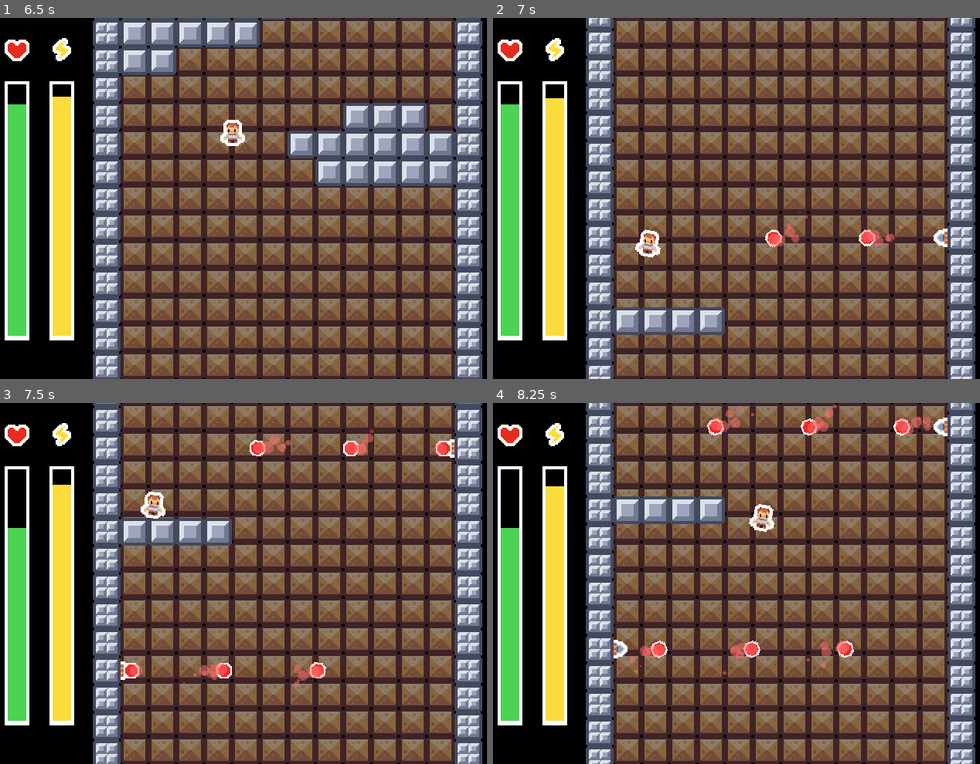
Above: before the commit, frames 1-4 (two rows, left to right).
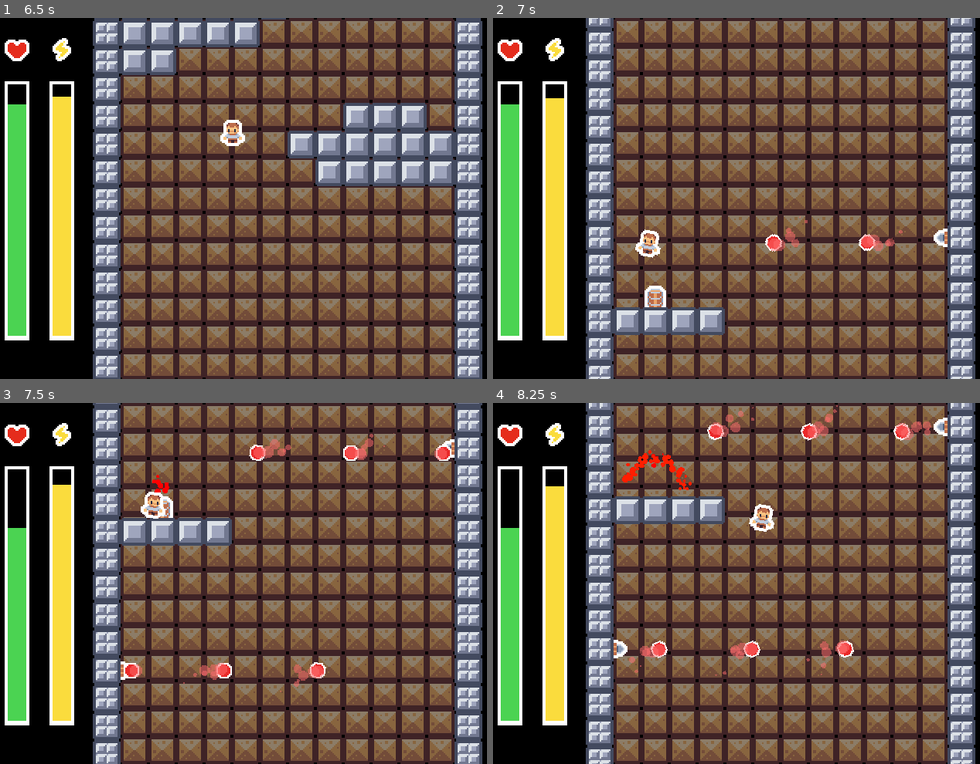
Above: after the commit, the same moments.

Repository: SquidGodDev/drop-a-heal
Game: Godot game, scene res://scenes/main.tscn
Two runs of this game, one before a commit and one after it. Both use one fixed random seed, a clock stepped at 60 frames per second and the inputs below.
Inputs:
- Up to frame 1 (6.5 s): hold D (right) 0.53-2.03 s; tap W (jump) at 0.77, 1.52, 3.02, 3.77, 4.52, 6.02 s; hold Left (left) 2.03-2.78 s; hold D (right) 2.78-4.28 s; hold Left (left) 4.28-5.03 s; hold D (right) 5.03-5.78 s; hold Left (left) from 5.78 s (still down)
- Up to frame 2 (7 s): keep holding Left (left); tap W (jump) at 6.77 s
- Up to frame 3 (7.5 s): release Left (left) at 7.28 s; hold D (right) from 7.28 s (still down)
- Up to frame 4 (8.25 s): keep holding D (right); tap W (jump) at 7.52 s

Frame 1 is identical in both runs. In frame 2, 0.8% of the frame differs, in the area x 31-85%, y 53-81%; in frame 3, 0.8%; in frame 4, 1.2%, in the area x 26-90%, y 0-25%.

Commit message:
Added barrels, changed blocks to preload, and adjusted pivot points of some objects

Diff:
--- a/scenes/blocks/block_1.tscn
+++ b/scenes/blocks/block_1.tscn
@@ -162,7 +162,7 @@
 layer_0/tile_data = PackedInt32Array(4, 458752, 1, 65540, 458752, 1, 131076, 458752, 1, 196612, 458752, 1, 786436, 4587 …(1472 unchanged characters)…
 
 [node name="NPC" parent="." instance=ExtResource("3_r1wpa")]
-position = Vector2(278, 121)
+position = Vector2(270, 126)
 
 [node name="NPC2" parent="." instance=ExtResource("3_r1wpa")]
-position = Vector2(105, 282)
+position = Vector2(108, 288)
--- a/scenes/blocks/block_4.tscn
+++ b/scenes/blocks/block_4.tscn
@@ -1,9 +1,11 @@
-[gd_scene load_steps=7 format=3 uid="uid://c3wljtwika5ev"]
+[gd_scene load_steps=9 format=3 uid="uid://c3wljtwika5ev"]
 
 [ext_resource type="Script" path="res://scripts/block.gd" id="1_ou8m0"]
 [ext_resource type="Texture2D" uid="uid://dnnsbfnatx1sl" path="res://assets/images/rock_packed.png" id="2_fclac"]
 [ext_resource type="PackedScene" uid="uid://ihjinxjyvl81" path="res://scenes/hazards/turret.tscn" id="3_d235v"]
+[ext_resource type="PackedScene" uid="uid://2hpjregdbjgy" path="res://scenes/hazards/spike3.tscn" id="3_lkms3"]
 [ext_resource type="PackedScene" uid="uid://b6dbxjuvp3j00" path="res://scenes/hazards/flippedTurret.tscn" id="4_mbvhe"]
+[ext_resource type="PackedScene" uid="uid://brcrb5xslrokn" path="res://scenes/hazards/barrel.tscn" id="5_267hg"]
 
 [sub_resource type="TileSetAtlasSource" id="TileSetAtlasSource_swf81"]
 texture = ExtResource("2_fclac")
@@ -163,7 +165,13 @@
 layer_0/tile_data = PackedInt32Array(4, 458752, 1, 65540, 458752, 1, 131076, 458752, 1, 196612, 458752, 1, 786436, 4587 …(1630 unchanged characters)…
 
 [node name="Turret" parent="." instance=ExtResource("3_d235v")]
-position = Vector2(306, 141)
+position = Vector2(306, 144)
 
 [node name="FlippedTurret" parent="." instance=ExtResource("4_mbvhe")]
-position = Vector2(99, 285)
+position = Vector2(90, 288)
+
+[node name="Barrel" parent="." instance=ExtResource("5_267hg")]
+position = Vector2(108, 180)
+
+[node name="Spike3" parent="." instance=ExtResource("3_lkms3")]
+position = Vector2(252, 486)
--- /dev/null
+++ b/scenes/hazards/barrel.tscn
@@ -0,0 +1,93 @@
+[gd_scene load_steps=8 format=3 uid="uid://brcrb5xslrokn"]
+
+[ext_resource type="Script" path="res://scripts/barrel.gd" id="1_q58tt"]
+[ext_resource type="Texture2D" uid="uid://ccb75k8ipijv2" path="res://assets/images/hazards/barrel.png" id="1_t2ove"]
+[ext_resource type="Texture2D" uid="uid://ghtgls1i0iff" path="res://assets/images/hazards/circle.png" id="2_uoahn"]
+
+[sub_resource type="Curve" id="Curve_v68ar"]
+_data = [Vector2(0.00757932, 0.484118), 0.0, 0.0, 0, 0, Vector2(1, 0), 0.0, 0.0, 0, 0]
+point_count = 2
+
+[sub_resource type="RectangleShape2D" id="RectangleShape2D_cakbf"]
+size = Vector2(44, 28)
+
+[sub_resource type="RectangleShape2D" id="RectangleShape2D_20baa"]
+size = Vector2(44, 28)
+
+[sub_resource type="Curve" id="Curve_e5ulm"]
+_data = [Vector2(0, 1), 0.0, -2.1428, 0, 0, Vector2(1, 0), 0.0, 0.0, 0, 0]
+point_count = 2
+
+[node name="Barrel" type="Node2D"]
+script = ExtResource("1_q58tt")
+
+[node name="FuseParticles" type="CPUParticles2D" parent="."]
+position = Vector2(9, -16)
+emitting = false
+amount = 16
+texture = ExtResource("2_uoahn")
+emission_shape = 1
+emission_sphere_radius = 3.0
+direction = Vector2(2.08165e-12, -1)
+gravity = Vector2(2.08165e-12, 2.08165e-12)
+initial_velocity_min = 30.0
+initial_velocity_max = 30.0
+damping_min = 46.07
+damping_max = 46.07
+scale_amount_curve = SubResource("Curve_v68ar")
+color = Color(1, 0, 0, 1)
+
+[node name="Sprite2D" type="Sprite2D" parent="."]
+texture = ExtResource("1_t2ove")
+offset = Vector2(9, -7)
+
+[node name="DetectionArea" type="Area2D" parent="."]
+visible = false
+collision_layer = 8
+collision_mask = 2
+
+[node name="CollisionShape2D" type="CollisionShape2D" parent="DetectionArea"]
+position = Vector2(9, -14)
+shape = SubResource("RectangleShape2D_cakbf")
+
+[node name="ExplosionArea" type="Area2D" parent="."]
+visible = false
+collision_layer = 8
+collision_mask = 2
+
+[node name="CollisionShape2D" type="CollisionShape2D" parent="ExplosionArea"]
+position = Vector2(9, -14)
+shape = SubResource("RectangleShape2D_20baa")
+debug_color = Color(0.701961, 0, 0.0235294, 0.419608)
+
+[node name="ExplosionTimer" type="Timer" parent="."]
+one_shot = true
+
+[node name="ExplosionParticles" type="CPUParticles2D" parent="."]
+position = Vector2(9, -6)
+emitting = false
+amount = 64
+one_shot = true
+explosiveness = 1.0
+randomness = 0.63
+lifetime_randomness = 0.51
+texture = ExtResource("2_uoahn")
+emission_shape = 1
+emission_sphere_radius = 5.0
+direction = Vector2(2.08165e-12, -1)
+spread = 95.52
+gravity = Vector2(2.08165e-12, 2.08165e-12)
+initial_velocity_min = 100.0
+initial_velocity_max = 100.0
+tangential_accel_min = -17.42
+tangential_accel_max = 16.77
+damping_min = 150.0
+damping_max = 150.0
+scale_amount_min = 0.3
+scale_amount_curve = SubResource("Curve_e5ulm")
+color = Color(1, 0.117647, 0, 1)
+
+[connection signal="body_entered" from="DetectionArea" to="." method="_on_detection_area_body_entered"]
+[connection signal="body_entered" from="ExplosionArea" to="." method="_on_explosion_area_body_entered"]
+[connection signal="body_exited" from="ExplosionArea" to="." method="_on_explosion_area_body_exited"]
+[connection signal="timeout" from="ExplosionTimer" to="." method="_on_explosion_timer_timeout"]
--- a/scenes/hazards/flippedTurret.tscn
+++ b/scenes/hazards/flippedTurret.tscn
@@ -5,16 +5,15 @@
 [ext_resource type="PackedScene" uid="uid://3m7ow0rqjl8r" path="res://scenes/hazards/projectile.tscn" id="3_45xvo"]
 
 [node name="FlippedTurret" type="Sprite2D"]
-position = Vector2(9, 0)
 texture = ExtResource("1_qyq1v")
-offset = Vector2(-4.5, -6)
+offset = Vector2(4.5, -9)
 flip_h = true
 script = ExtResource("2_xt0o5")
 projectile = ExtResource("3_45xvo")
 flipped = true
 
 [node name="ShootPoint" type="Node2D" parent="."]
-position = Vector2(-2, -6)
+position = Vector2(7, -9)
 
 [node name="ShootTimer" type="Timer" parent="."]
 autostart = true
--- a/scenes/hazards/turret.tscn
+++ b/scenes/hazards/turret.tscn
@@ -6,7 +6,7 @@
 
 [node name="Turret" type="Sprite2D"]
 texture = ExtResource("1_oi2yv")
-offset = Vector2(-4.5, -6)
+offset = Vector2(-4.5, -9)
 script = ExtResource("2_2wj6m")
 projectile = ExtResource("3_1le7e")
 
--- a/scenes/main.tscn
+++ b/scenes/main.tscn
@@ -1,12 +1,8 @@
-[gd_scene load_steps=18 format=3 uid="uid://drh7y8f4atts5"]
+[gd_scene load_steps=14 format=3 uid="uid://drh7y8f4atts5"]
 
 [ext_resource type="Script" path="res://scripts/TerrainSpawner.gd" id="1_ikakl"]
 [ext_resource type="Texture2D" uid="uid://cxiuxbpe2a8r4" path="res://assets/images/background.png" id="1_t04jk"]
-[ext_resource type="PackedScene" uid="uid://dgykpeao1xlxn" path="res://scenes/blocks/block_1.tscn" id="2_07cnu"]
-[ext_resource type="PackedScene" uid="uid://chm0ui4tibe3" path="res://scenes/blocks/block_2.tscn" id="3_0y0qq"]
-[ext_resource type="PackedScene" uid="uid://c7yv7o1ky2au7" path="res://scenes/blocks/block_3.tscn" id="4_2obai"]
 [ext_resource type="PackedScene" uid="uid://bkflkgjapfywh" path="res://scenes/blocks/block_0.tscn" id="6_8184x"]
-[ext_resource type="PackedScene" uid="uid://c3wljtwika5ev" path="res://scenes/blocks/block_4.tscn" id="6_qvypt"]
 [ext_resource type="PackedScene" uid="uid://8ftv3kwsnq6d" path="res://scenes/player.tscn" id="6_wbp2b"]
 [ext_resource type="Script" path="res://scripts/healthBar.gd" id="8_jqolc"]
 [ext_resource type="Texture2D" uid="uid://cm2uou1w00067" path="res://assets/images/ui/whitePixel.png" id="8_nu01b"]
@@ -41,7 +37,6 @@
 
 [node name="TerrainSpawner" type="Node2D" parent="."]
 script = ExtResource("1_ikakl")
-blocks = Array[PackedScene]([ExtResource("2_07cnu"), ExtResource("3_0y0qq"), ExtResource("4_2obai"), ExtResource("6_qvypt")])
 
 [node name="Block0" parent="TerrainSpawner" instance=ExtResource("6_8184x")]
 
--- a/scenes/npc.tscn
+++ b/scenes/npc.tscn
@@ -21,22 +21,10 @@
 tracks/0/type = "value"
 tracks/0/imported = false
 tracks/0/enabled = true
-tracks/0/path = NodePath("Sprite2D:position")
+tracks/0/path = NodePath("Sprite2D:rotation")
 tracks/0/interp = 1
 tracks/0/loop_wrap = true
 tracks/0/keys = {
-"times": PackedFloat32Array(0),
-"transitions": PackedFloat32Array(1),
-"update": 0,
-"values": [Vector2(0, -2)]
-}
-tracks/1/type = "value"
-tracks/1/imported = false
-tracks/1/enabled = true
-tracks/1/path = NodePath("Sprite2D:rotation")
-tracks/1/interp = 1
-tracks/1/loop_wrap = true
-tracks/1/keys = {
 "times": PackedFloat32Array(0),
 "transitions": PackedFloat32Array(1),
 "update": 0,
@@ -50,34 +38,22 @@
 tracks/0/type = "value"
 tracks/0/imported = false
 tracks/0/enabled = true
-tracks/0/path = NodePath("Sprite2D:rotation")
-tracks/0/interp = 1
+tracks/0/path = NodePath("Sprite2D:offset")
+tracks/0/interp = 2
 tracks/0/loop_wrap = true
 tracks/0/keys = {
-"times": PackedFloat32Array(0),
-"transitions": PackedFloat32Array(1),
-"update": 0,
-"values": [0.0]
-}
-tracks/1/type = "value"
-tracks/1/imported = false
-tracks/1/enabled = true
-tracks/1/path = NodePath("Sprite2D:position")
-tracks/1/interp = 2
-tracks/1/loop_wrap = true
-tracks/1/keys = {
 "times": PackedFloat32Array(0, 0.2, 0.3, 0.5, 0.7, 0.9, 1, 1.2, 1.4),
 "transitions": PackedFloat32Array(1, 1, 1, 1, 1, 1, 1, 1, 1),
 "update": 0,
 "values": [Vector2(2.08165e-12, -3), Vector2(2.08165e-12, -10), Vector2(2.08165e-12, -10), Vector2(2.08165e-12, -3), Vector2(2.08165e-12, -3), Vector2(2.08165e-12, -10), Vector2(2.08165e-12, -10), Vector2(2.08165e-12, -3), Vector2(2.08165e-12, -3)]
 }
-tracks/2/type = "value"
-tracks/2/imported = false
-tracks/2/enabled = true
-tracks/2/path = NodePath("Sprite2D:rotation")
-tracks/2/interp = 1
-tracks/2/loop_wrap = true
-tracks/2/keys = {
+tracks/1/type = "value"
+tracks/1/imported = false
+tracks/1/enabled = true
+tracks/1/path = NodePath("Sprite2D:rotation")
+tracks/1/interp = 1
+tracks/1/loop_wrap = true
+tracks/1/keys = {
 "times": PackedFloat32Array(0, 0.2, 0.3, 0.5, 0.7, 0.9, 1, 1.2, 1.4),
 "transitions": PackedFloat32Array(1, 1, 1, 1, 1, 1, 1, 1, 1),
 "update": 0,
@@ -89,7 +65,7 @@
 tracks/0/type = "value"
 tracks/0/imported = false
 tracks/0/enabled = true
-tracks/0/path = NodePath("Sprite2D:position")
+tracks/0/path = NodePath("Sprite2D:offset")
 tracks/0/interp = 1
 tracks/0/loop_wrap = true
 tracks/0/keys = {
@@ -125,23 +101,23 @@
 npcSprites = Array[CompressedTexture2D]([ExtResource("2_tqrcb"), ExtResource("3_ttwgq"), ExtResource("4_87j3i"), ExtResource("1_w7efx"), ExtResource("6_rbhxh"), ExtResource("7_conac"), ExtResource("8_87vca"), ExtResource("9_mu278")])
 
 [node name="ActionInputPopup" parent="." instance=ExtResource("10_trrjq")]
-position = Vector2(0, -23)
+position = Vector2(8, -27)
 
 [node name="Sprite2D" type="Sprite2D" parent="."]
-position = Vector2(0, -2)
+position = Vector2(8, -6)
 rotation = -1.5708
 texture = ExtResource("1_w7efx")
 
 [node name="CollisionShape2D" type="CollisionShape2D" parent="."]
+position = Vector2(8, -5)
 rotation = -1.5708
 shape = SubResource("CapsuleShape2D_ijui1")
-metadata/_edit_lock_ = true
 
 [node name="ProgressBar" type="ProgressBar" parent="."]
-offset_left = -18.0
-offset_top = -26.0
-offset_right = 18.0
-offset_bottom = -20.0
+offset_left = -10.0
+offset_top = -30.0
+offset_right = 26.0
+offset_bottom = -24.0
 theme_override_styles/background = ExtResource("11_b6s0i")
 theme_override_styles/fill = ExtResource("12_lxuo2")
 show_percentage = false
--- a/scripts/TerrainSpawner.gd
+++ b/scripts/TerrainSpawner.gd
@@ -1,6 +1,11 @@
 extends Node2D
 
-@export var blocks: Array[PackedScene]
+var blocks = [
+	preload("res://scenes/blocks/block_1.tscn"),
+	preload("res://scenes/blocks/block_2.tscn"),
+	preload("res://scenes/blocks/block_3.tscn"),
+	preload("res://scenes/blocks/block_4.tscn"),
+]
 
 @onready var player = $"../Player"
 
--- /dev/null
+++ b/scripts/barrel.gd
@@ -0,0 +1,29 @@
+extends Node2D
+
+const EXPLOSION_DAMAGE := 20.0
+const EXPLOSION_WAIT_TIME := 1.0
+
+var player_body
+
+func _on_detection_area_body_entered(body):
+	if body.name == "Player":
+		$DetectionArea.monitoring = false
+		$ExplosionTimer.start(EXPLOSION_WAIT_TIME)
+		$FuseParticles.emitting = true
+
+func _on_explosion_area_body_entered(body):
+	if body.name == "Player":
+		player_body = body
+
+func _on_explosion_area_body_exited(body):
+	if body.name == "Player":
+		player_body = null
+
+func _on_explosion_timer_timeout():
+	if player_body:
+		player_body.damage(EXPLOSION_DAMAGE)
+	$ExplosionParticles.emitting = true
+	$FuseParticles.emitting = false
+	$Sprite2D.visible = false
+	await get_tree().create_timer($ExplosionParticles.lifetime).timeout
+	queue_free()
Binary file changed: assets/images/hazards/turret.png
